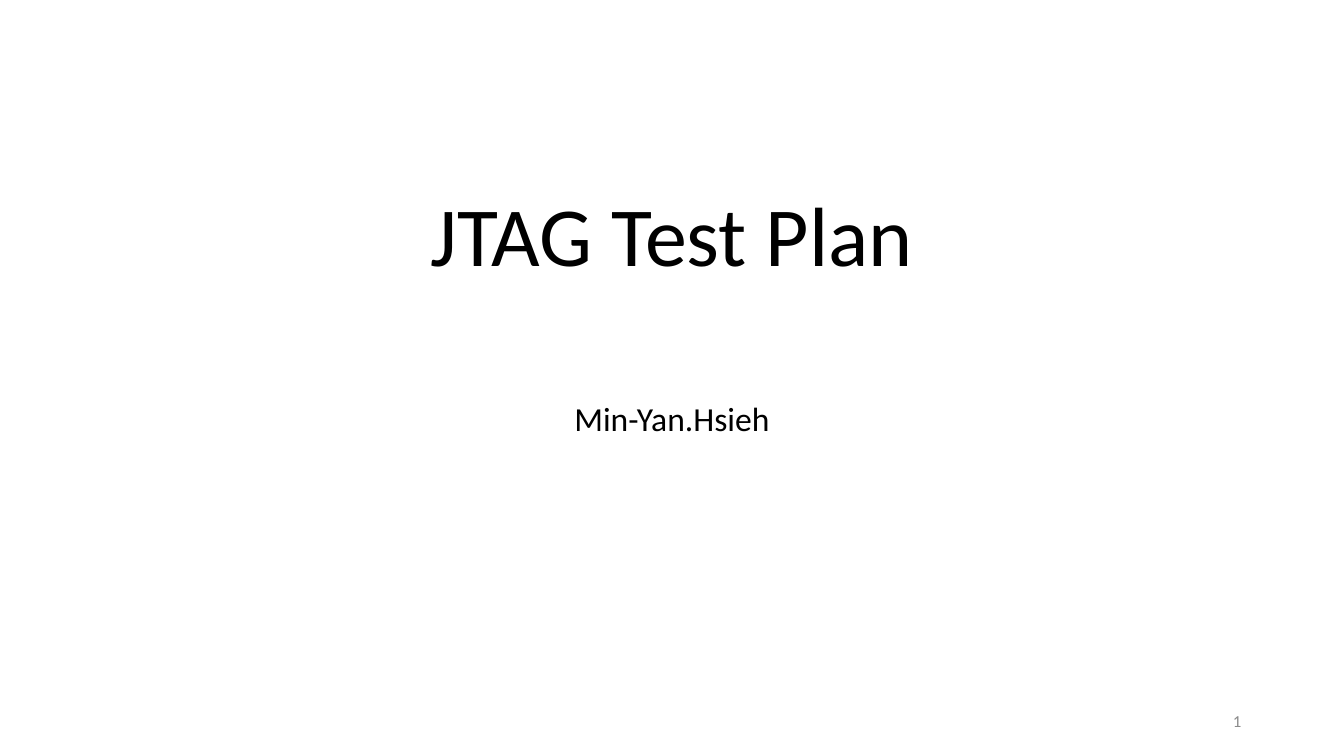
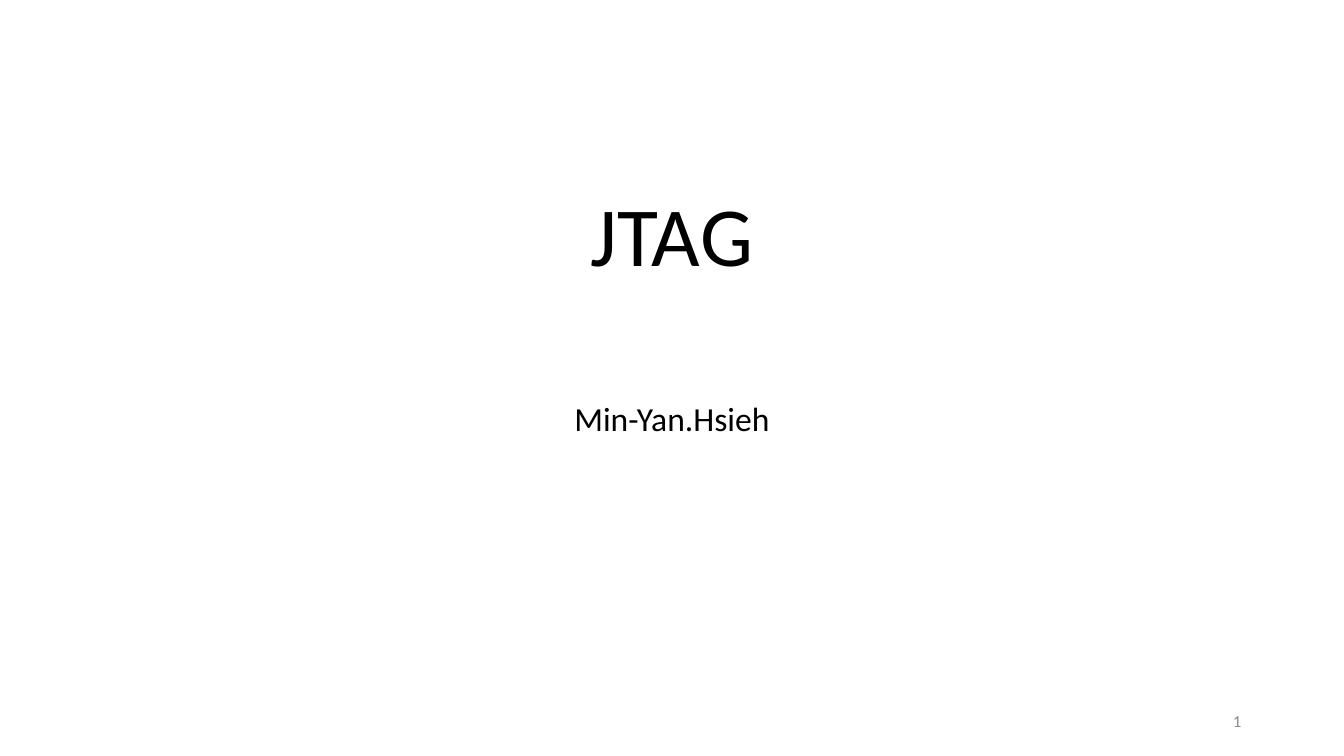
Before and after one commit to ax0080/JTAG, a slide deck: slide 1 of JTAG.pptx. Drawn at 1344x756 pixels with LibreOffice and Linux fonts; fonts in the diff are those of the drawing. Boxes give left, top, right and bottom in pixels: in the first picture for what was removed or moved away, otherwise in the second. Text is boxed around its words. In the diff, an @@ line names an element or a change of style, - is before the commit and + after.

```diff
--- a/JTAG.pptx
+++ b/JTAG.pptx
@@ title at [591,211,753,267]: text changed @@
-JTAG Test Plan
+JTAG
```
